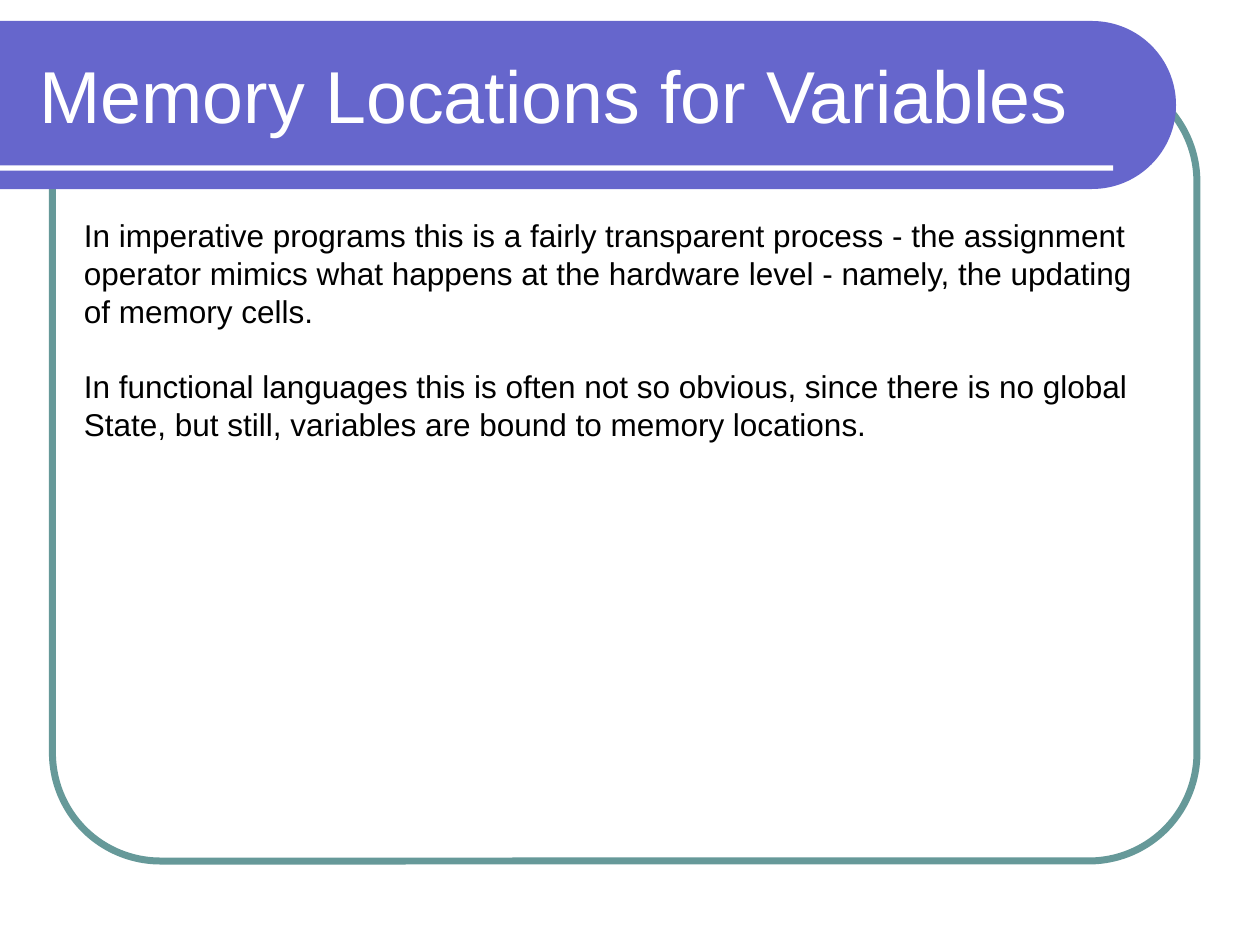
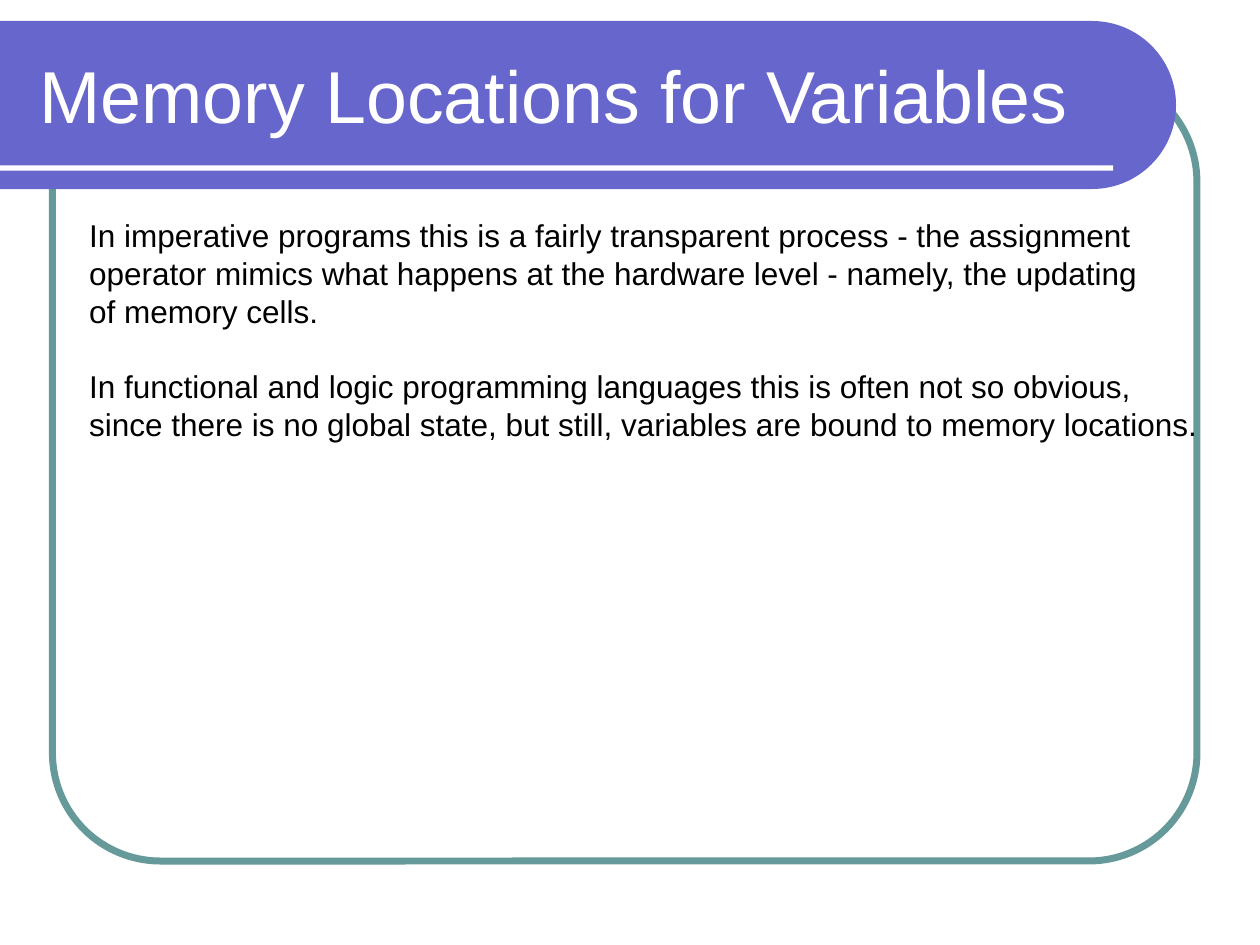
Before and after one commit to lutzhamel/CSC301, a slide deck: slide 2 of notes/csc301-ln016.ppt. Drawn at 1260x945 pixels with LibreOffice and Linux fonts; fonts in the diff are those of the drawing. Boxes give left, top, right and bottom in pixels: in the first picture for what was removed or moved away, otherwise in the second. Text is boxed around its words. In the diff, an @@ line names an element or a change of style, - is before the commit and + after.

```diff
--- a/notes/csc301-ln016.ppt
+++ b/notes/csc301-ln016.ppt
@@ text at [89, 375, 1197, 442]: text changed @@
-In functional languages this is often not so obvious, since there is no global
-State, but still, variables are bound to memory locations.
+In functional and logic programming languages this is often not so obvious,
+since there is no global state, but still, variables are bound to memory locations.
```
Also in this commit, not shown: 1 other slide changed, 1 other file.
